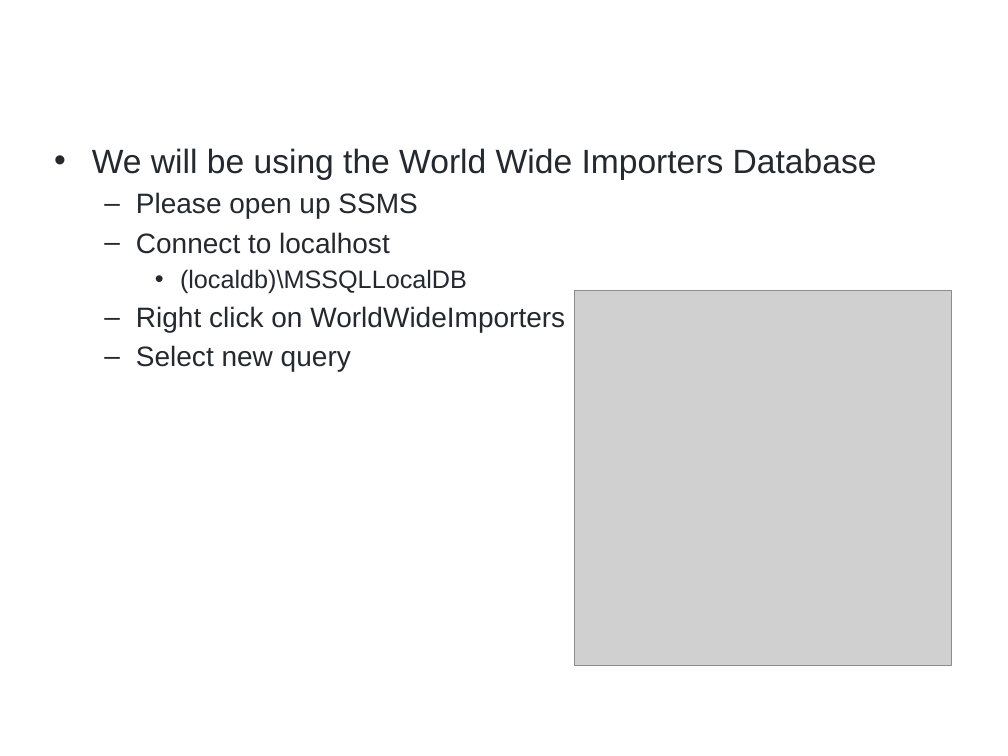
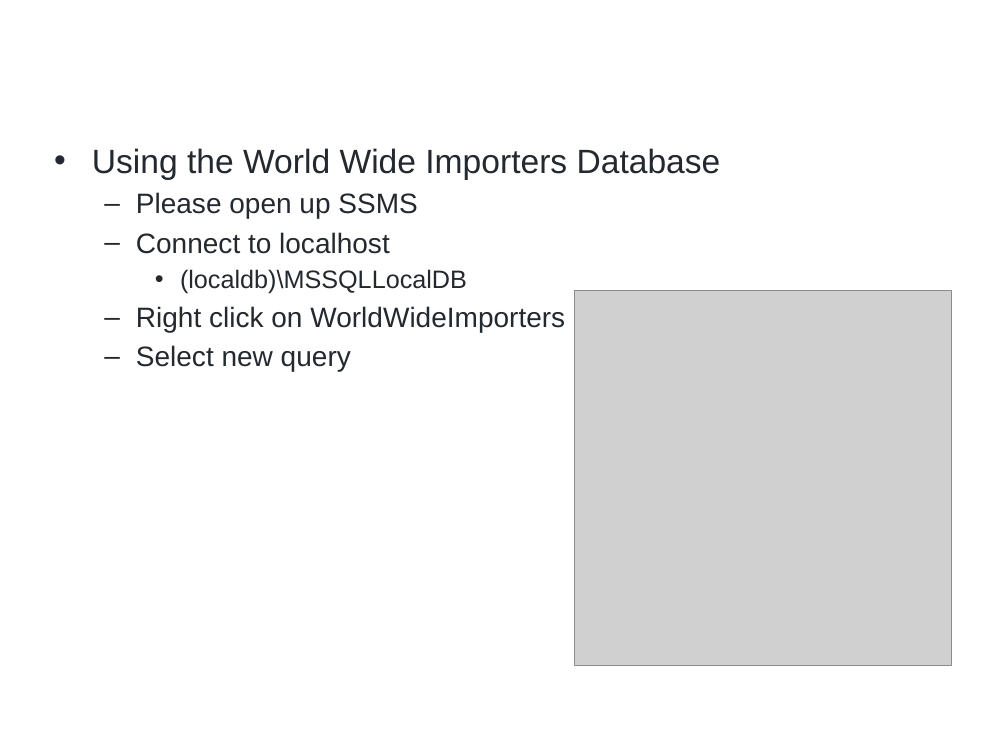
Before and after one commit to a099954/ABC-Program, a slide deck: slide 15 of SQL/03-aggregates.pptx. Drawn at 1008x756 pixels with LibreOffice and Linux fonts; fonts in the diff are those of the drawing; grey boxes stand for pictures; background and template pictures are left out. Boxes give left, top, right and bottom in pixels: in the first picture for what was removed or moved away, otherwise in the second. Text is boxed around its words. In the diff, an @@ line names an element or a change of style, - is before the commit and + after.

```diff
--- a/SQL/03-aggregates.pptx
+++ b/SQL/03-aggregates.pptx
@@ text at (x1=92, y1=148, x2=721, y2=180): text changed @@
-• We will be using the World Wide Importers Database
+• Using the World Wide Importers Database
```
Also in this commit, not shown: 8 other slides changed, 1 slide added, 1 slide removed, 6 other files.
